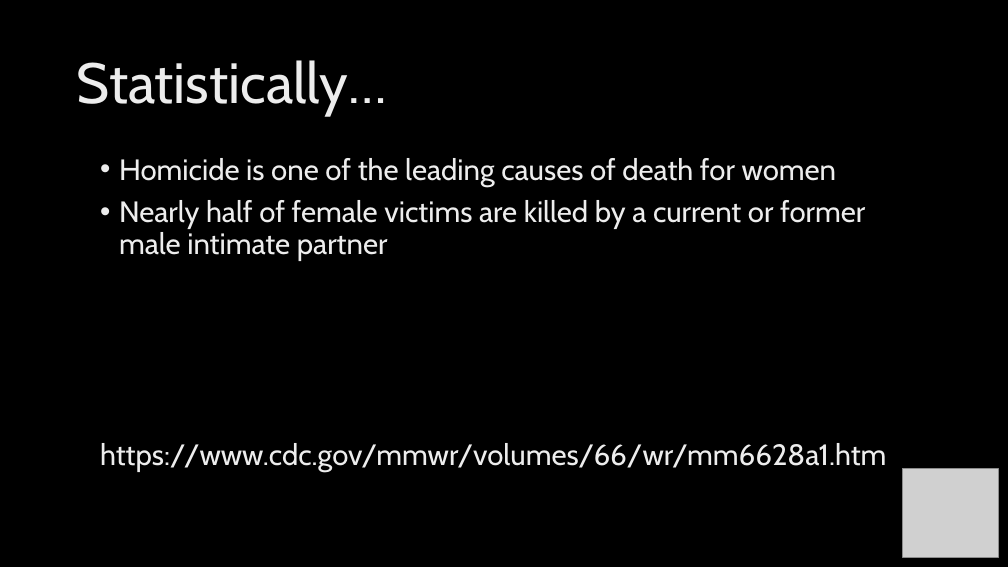
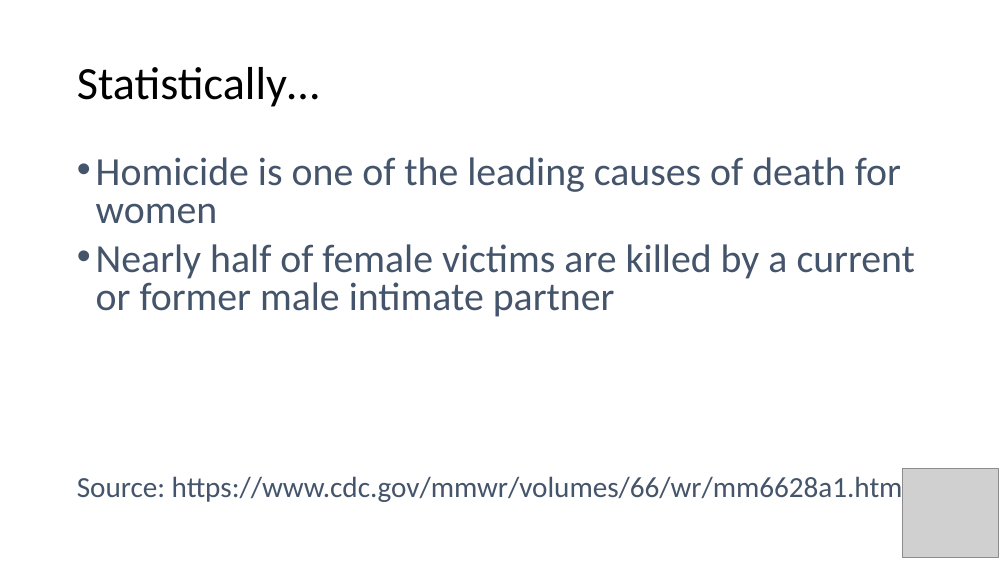
Before and after one commit to kjlyon/safe-house, a slide deck: slide 2 of IoT-Hackathon-presentation.pptx. Drawn at 1008x567 pixels with LibreOffice and Linux fonts; fonts in the diff are those of the drawing; grey boxes stand for pictures; background and template pictures are left out. Boxes give left, top, right and bottom in pixels: in the first picture for what was removed or moved away, otherwise in the second. Text is boxed around its words. In the diff, an @@ line names an element or a change of style, - is before the commit and + after.

```diff
--- a/IoT-Hackathon-presentation.pptx
+++ b/IoT-Hackathon-presentation.pptx
@@ background picture (left out) to #FFFFFF @@
@@ title "Statistically…" at (77, 67, 319, 107): size 54 to 44 pt, font Cabin to Calibri, text colour gradient #DEDEDE to #EDEDED to #FFFFFF to #000000 @@
@@ text "Homicide is one of the ...": place and size @@
-text "Homicide is one of the ..." at (100, 158, 886, 472)
+text "Homicide is one of the ..." at (77, 157, 916, 504)
@@ text at (96, 157, 916, 317): size 28 to 37.9 pt, font Cabin to Calibri, text colour gradient #DEDEDE to #EDEDED to #FFFFFF to gradient #000000 to #44546A to #8497B0 to #FFFFFF in "Homicide is one of the leading causes ...", "Nearly half of female victims are killed ..."; line spacing 0.9 to 0.8 @@
@@ text at (77, 472, 903, 504): text changed; size 28 to 27.8 pt; font Cabin to Calibri; text colour gradient #DEDEDE to #EDEDED to #FFFFFF to gradient #000000 to #44546A to #8497B0 to #FFFFFF @@
-https://www.cdc.gov/mmwr/volumes/66/wr/mm6628a1.htm
+Source: https://www.cdc.gov/mmwr/volumes/66/wr/mm6628a1.htm
```
Also in this commit, not shown: 2 other slides changed, 5 slides added, 5 slides removed, 1 other file.
